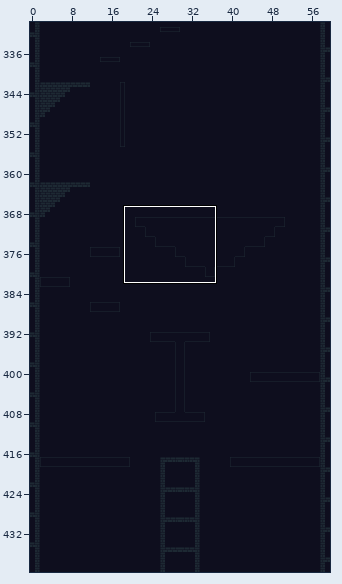
Two versions of a level (Tiled map, assets/tiles/tilemap.tmx). The first picture is a wide view before the edit; the outline marks the close-up.
Close-up. As it was:
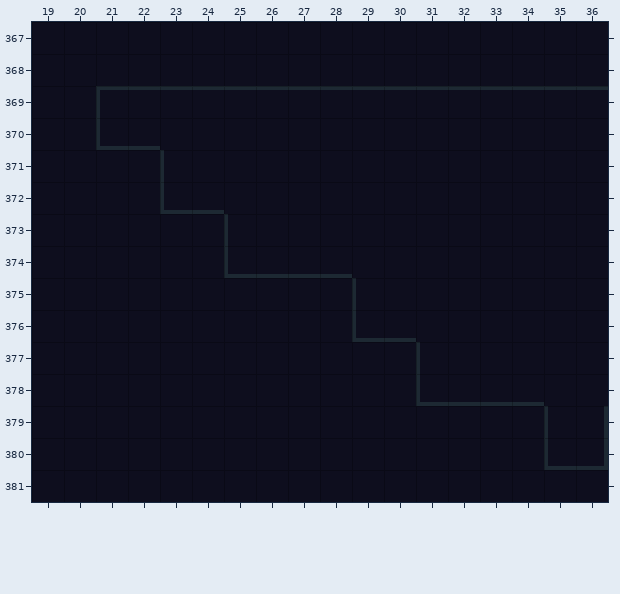
Cells are 8x8 px. Shown: x 19..36, y 367..381. The commit also changed other parts of the map, which this record leaves out.
And afterwards:
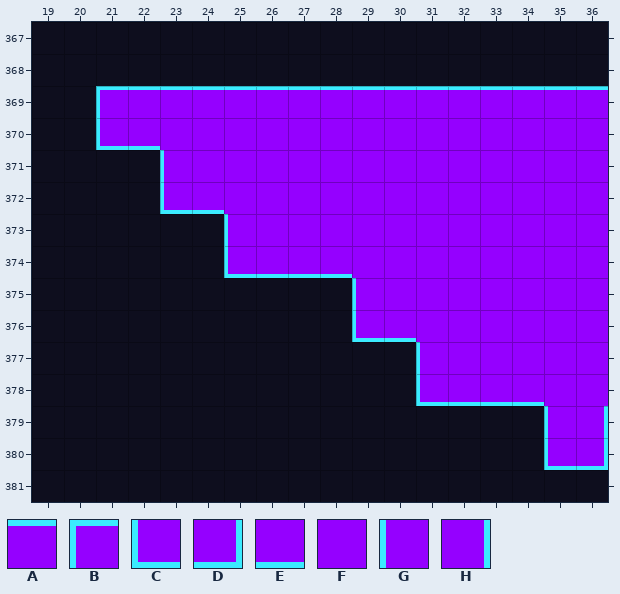
Key: from "tileset": A 38, B 282, C 346, D 347, E 351, F 359, G 602, H 603.
_ is an empty cell.
Tiles of an added or newly shown layer are drawn over the layers below it.
From old to new:
Layer "Skyway" (now shown):
Tile A now appears in row 369 at x 22 to 36.
Tile B now appears in row 369 at x 21.
Tile C now appears in row 370 at x 21; in row 372 at x 23; in row 374 at x 25; in row 376 at x 29; in row 378 at x 31; in row 380 at x 35.
Tile D now appears in row 380 at x 36.
Tile E now appears in row 370 at x 22; in row 372 at x 24; in row 374 at x 26 to 28; in row 376 at x 30; in row 378 at x 32 to 34.
Tile F now appears in row 370 at x 23 to 36; in row 371 at x 24 to 36; in row 372 at x 25 to 36; in row 373 at x 26 to 36; in row 374 at x 29 to 36; in row 375 at x 30 to 36.
Tile F now appears in row 376 at x 31 to 36; in row 377 at x 32 to 36; in row 378 at x 35 to 36.
Tile G now appears in row 371 at x 23; in row 373 at x 25; in row 375 at x 29; in row 377 at x 31; in row 379 at x 35.
Tile H now appears in row 379 at x 36.
